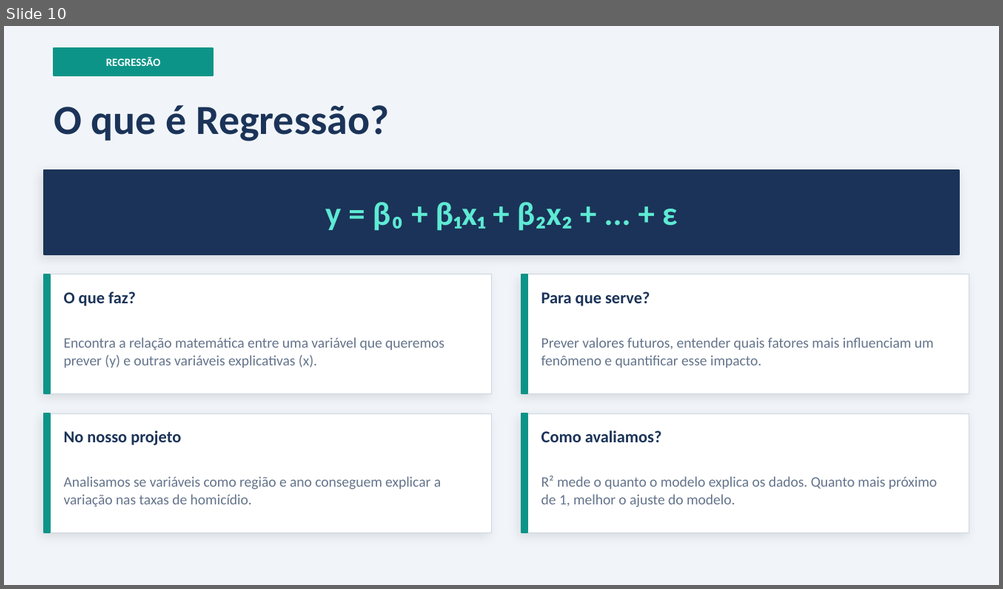
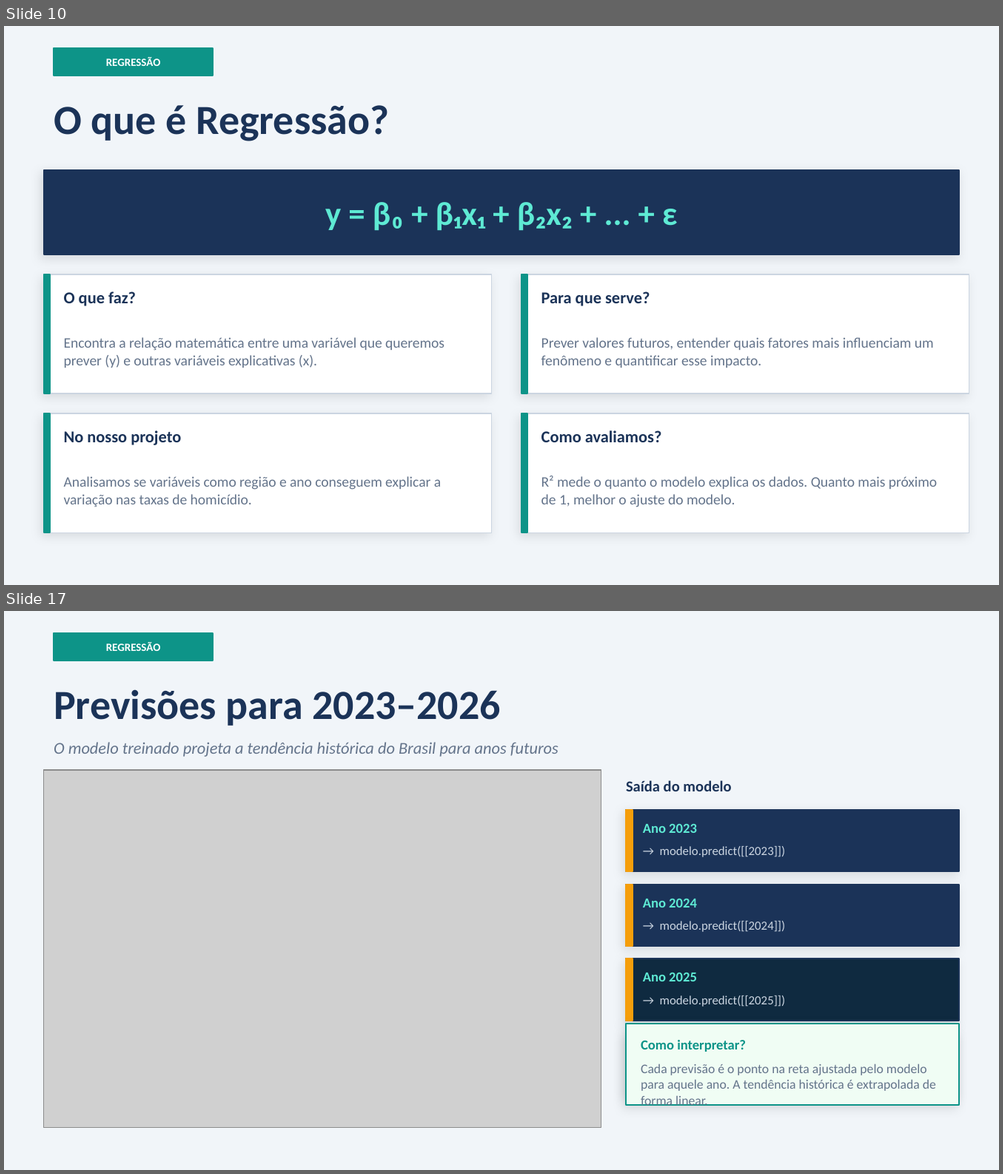
Before and after one commit to William-vale/Trabalho_T-picos_Especiais_Computacao_I, a slide deck: homicidios_analise.pptx. Shown one above the other, each under a label of ours: slide 10 before the commit, slides 10 and 17 after it; the slides between them are not shown. The pictures are 1003x589 and 1003x1174 pixels, drawn with LibreOffice and Linux fonts; fonts in the diff are those of the drawing; grey boxes stand for pictures. Boxes give left, top, right and bottom in pixels: in the first picture for what was removed or moved away, otherwise in the second. Text is boxed around its words. In the diff, an @@ line names an element or a change of style, - is before the commit and + after.

```diff
--- a/homicidios_analise.pptx
+++ b/homicidios_analise.pptx
@@ slide 17 added at <box>4,611,999,1170</box>, background #F1F5F9 @@
@@ rectangle added at <box>54,633,213,661</box>, fill #0D9488, outline #0D9488 1 pt @@
@@ text added at <box>106,642,161,651</box>, 8 pt, text #FFFFFF, bold @@
+REGRESSÃO
@@ text added at <box>54,689,500,726</box>, 30 pt, text #1B3358, bold @@
+Previsões para 2023–2026
@@ text added at <box>54,742,558,757</box>, 12 pt, text #64748B, italic @@
+O modelo treinado projeta a tendência histórica do Brasil para anos futuros
@@ picture added at <box>44,770,600,1128</box> @@
@@ text added at <box>626,780,731,792</box>, 11 pt, text #1B3358, bold @@
+Saída do modelo
@@ rectangle added at <box>626,810,959,871</box>, fill #1B3358, outline #1B3358 1 pt @@
@@ rectangle added at <box>626,810,632,871</box>, fill #F59E0B, outline #F59E0B 1 pt @@
@@ text added at <box>643,824,697,833</box>, 10 pt, text #5EEAD4, bold @@
+Ano 2023
@@ text added at <box>660,846,785,857</box>, 9 pt, text #CBD5E1 @@
+→ modelo.predict([[2023]])
@@ rectangle added at <box>626,885,959,946</box>, fill #1B3358, outline #1B3358 1 pt @@
@@ rectangle added at <box>626,885,632,946</box>, fill #F59E0B, outline #F59E0B 1 pt @@
@@ text added at <box>643,899,697,908</box>, 10 pt, text #5EEAD4, bold @@
+Ano 2024
@@ text added at <box>660,921,785,932</box>, 9 pt, text #CBD5E1 @@
+→ modelo.predict([[2024]])
@@ rectangle added at <box>626,959,959,1021</box>, fill #0F2A40, outline #1B3358 1 pt @@
@@ rectangle added at <box>626,959,632,1021</box>, fill #F59E0B, outline #F59E0B 1 pt @@
@@ text added at <box>643,973,697,982</box>, 10 pt, text #5EEAD4, bold @@
+Ano 2025
@@ text added at <box>660,996,785,1007</box>, 9 pt, text #CBD5E1 @@
+→ modelo.predict([[2025]])
@@ rectangle added at <box>626,1024,959,1105</box>, fill #F0FDF4, outline #0D9488 1 pt @@
@@ rectangle added at <box>626,1034,959,1096</box>, fill #0F2A40, outline #1B3358 1 pt @@
@@ rectangle added at <box>626,1034,632,1096</box>, fill #F59E0B, outline #F59E0B 1 pt @@
@@ text added at <box>640,1040,745,1052</box>, 10 pt, text #0D9488, bold @@
+Como interpretar?
@@ text added at <box>640,1064,936,1106</box>, 9.5 pt, text #64748B @@
+Cada previsão é o ponto na reta ajustada pelo modelo para aquele ano. A tendência histórica é extrapolada de forma linear.
```
Also in this commit, not shown: 10 other slides changed, 6 other slides added, 1 other file.
